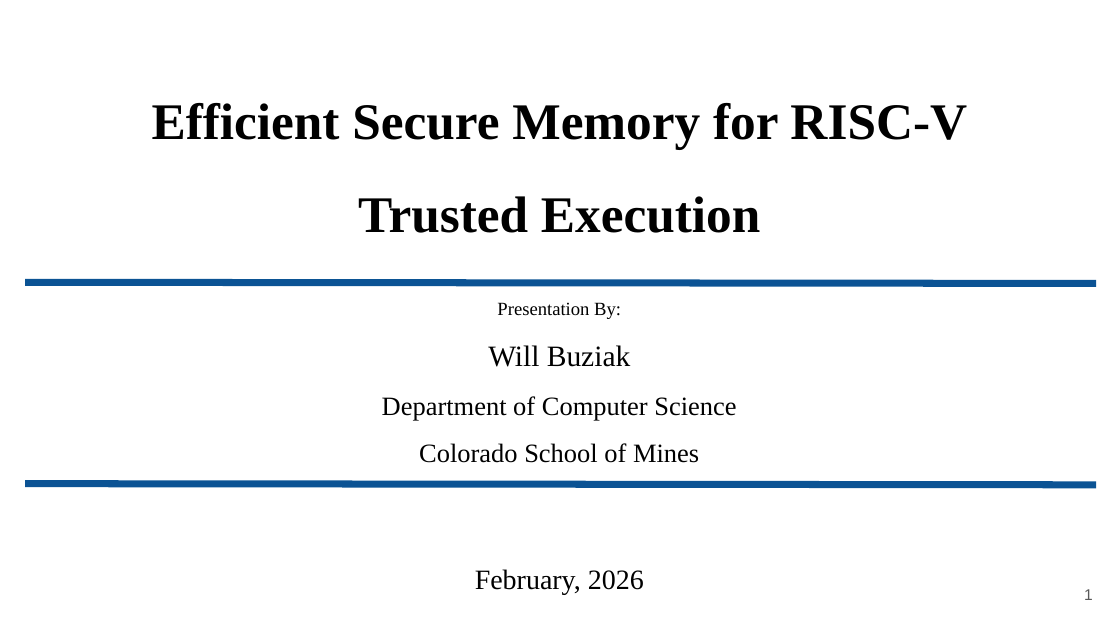
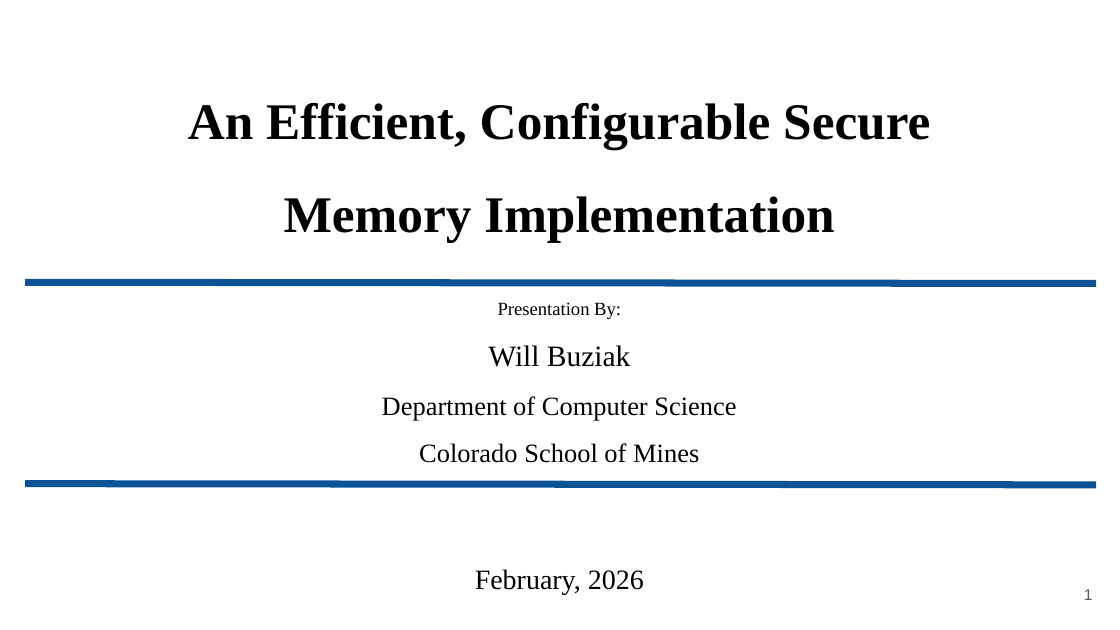
Before and after one commit to wbuziak/grad-research, a slide deck: slide 1 of resources/presentations/update.pptx. Drawn at 1120x630 pixels with LibreOffice and Linux fonts; fonts in the diff are those of the drawing. Boxes give left, top, right and bottom in pixels: in the first picture for what was removed or moved away, otherwise in the second. Text is boxed around its words. In the diff, an @@ line names an element or a change of style, - is before the commit and + after.

```diff
--- a/resources/presentations/update.pptx
+++ b/resources/presentations/update.pptx
@@ title at bbox=[188, 103, 930, 242]: text changed @@
-Efficient Secure Memory for RISC-V Trusted Execution
+An Efficient, Configurable Secure Memory Implementation
```
Also in this commit, not shown: 2 other slides changed, 1 slide added, 3 other files.
